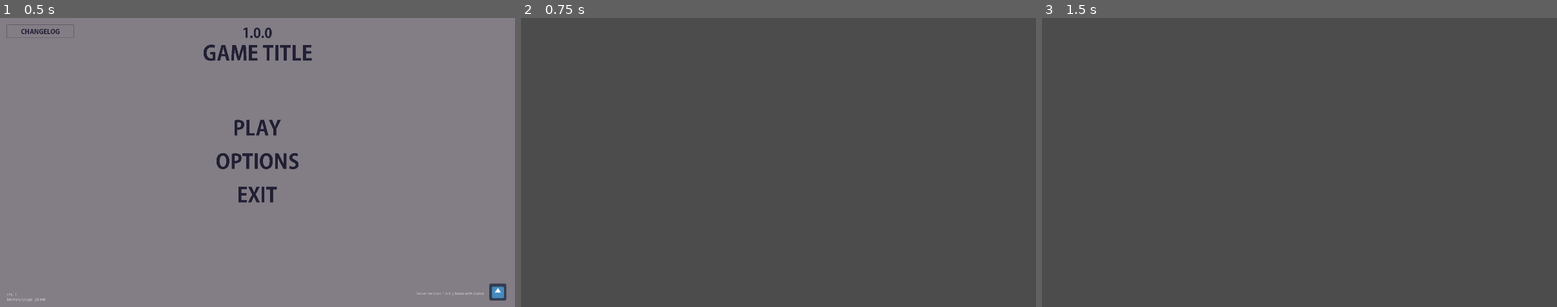
Above: before the commit, frames 1-3 (left to right).
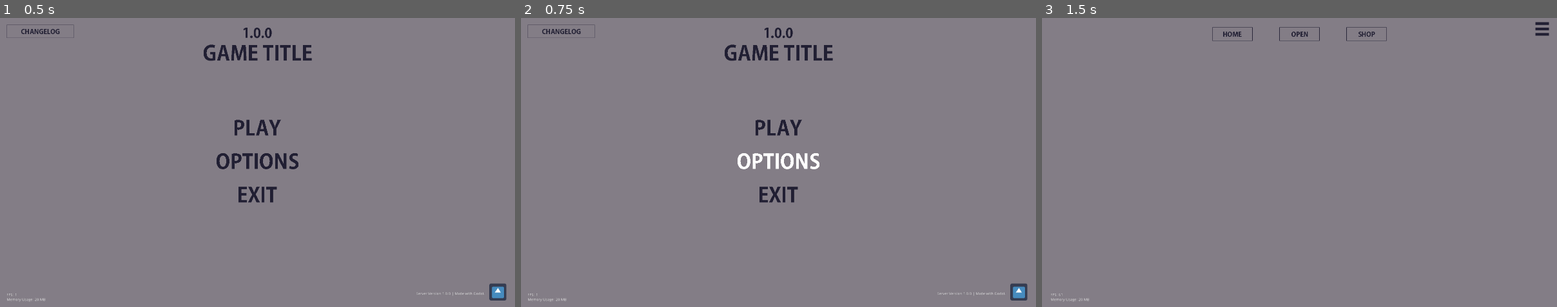
Above: after the commit, the same moments.

Repository: SorrowfulRose/Pixel-cases-Online
Game: Godot game, scene res://Scenes/MainMenu.tscn
Same seed, same stepped clock (60 frames per second), same inputs: the game is played once before the commit and once after it. The engine's default icon, where the game draws it, is replaced by a stand-in: a white triangle on a blue panel in a dark square.
Inputs (mouse positions are in pixels of both pictures, inside the frame that each line leads up to):
- Up to frame 1 (0.5 s): no input
- Up to frame 2 (0.75 s): click (778, 162) at 0.5 s
- Up to frame 3 (1.5 s): click (1299, 127) at 1.27 s

Frame 1 is identical in both runs. In frame 2, 100% of the frame differs, in the area x 0-100%, y 0-100%; in frame 3, 100%.

Commit message:
did a lot of stuff from 'optimizations' branch because i deleted that due to too many merge conflicts

Diff:
--- a/Design Scenes/MainMenuButtons.tscn
+++ b/Design Scenes/MainMenuButtons.tscn
@@ -65,7 +65,7 @@
 texture_hover = ExtResource( 6 )
 texture_disabled = ExtResource( 7 )
 script = ExtResource( 4 )
-scene_path = "res://Scenes/OptionScreen.tscn"
+scene_path = "res://Scenes/OptionsScreen.tscn"
 
 [node name="QuitButton" type="TextureButton" parent="VBoxContainer/Buttons"]
 margin_top = 250.0
--- a/Scenes/ExitConfirm.tscn
+++ b/Scenes/ExitConfirm.tscn
@@ -1,11 +1,10 @@
-[gd_scene load_steps=7 format=2]
+[gd_scene load_steps=6 format=2]
 
 [ext_resource path="res://Design Scenes/GameBackground.tscn" type="PackedScene" id=1]
 [ext_resource path="res://Assets/Menu/Exit Menu/Buttons/ExitConfirmPrompt.png" type="Texture" id=2]
 [ext_resource path="res://Assets/Menu/Exit Menu/Buttons/ExitConfirmYesPrototype.png" type="Texture" id=3]
 [ext_resource path="res://Assets/Menu/Exit Menu/Buttons/ExitConfirmNoPrototype.png" type="Texture" id=4]
 [ext_resource path="res://Scripts/Button.gd" type="Script" id=5]
-[ext_resource path="res://Scripts/ExitButton.gd" type="Script" id=6]
 
 [node name="Node" type="Node"]
 
@@ -53,7 +52,8 @@
 margin_right = 225.0
 margin_bottom = 50.0
 texture_normal = ExtResource( 3 )
-script = ExtResource( 6 )
+script = ExtResource( 5 )
+exit_button = true
 
 [node name="TextureButton2" type="TextureButton" parent="MarginContainer/VBoxContainer/Buttons"]
 margin_left = 325.0
@@ -62,5 +62,5 @@
 texture_normal = ExtResource( 4 )
 script = ExtResource( 5 )
 scene_path = "res://Scenes/MainMenu.tscn"
-[connection signal="button_up" from="MarginContainer/VBoxContainer/Buttons/ExitButton" to="MarginContainer/VBoxContainer/Buttons/ExitButton" method="_on_ExitButton_button_up"]
+[connection signal="button_up" from="MarginContainer/VBoxContainer/Buttons/ExitButton" to="MarginContainer/VBoxContainer/Buttons/ExitButton" method="_on_button_up"]
 [connection signal="button_up" from="MarginContainer/VBoxContainer/Buttons/TextureButton2" to="MarginContainer/VBoxContainer/Buttons/TextureButton2" method="_on_button_up"]
--- a/Scenes/MainMenu.tscn
+++ b/Scenes/MainMenu.tscn
@@ -1,6 +1,5 @@
-[gd_scene load_steps=8 format=2]
+[gd_scene load_steps=7 format=2]
 
-[ext_resource path="res://Scripts/MainMenu.gd" type="Script" id=1]
 [ext_resource path="res://Design Scenes/GameBackground.tscn" type="PackedScene" id=2]
 [ext_resource path="res://Design Scenes/FPSStats.tscn" type="PackedScene" id=3]
 [ext_resource path="res://Assets/Menu/Main Menu/Version/Version_100Prototype.png" type="Texture" id=4]
@@ -9,7 +8,6 @@
 [ext_resource path="res://Design Scenes/ChangelogButton.tscn" type="PackedScene" id=7]
 
 [node name="TitleScreen" type="Node"]
-script = ExtResource( 1 )
 
 [node name="BackGround" parent="." instance=ExtResource( 2 )]
 
--- a/Scripts/Button.gd
+++ b/Scripts/Button.gd
@@ -1,7 +1,11 @@
 extends TextureButton
 
 export var scene_path: String
+export var exit_button: bool
 
 
 func _on_button_up() -> void:
-	get_tree().change_scene(scene_path)
+	if exit_button:
+		get_tree().quit()
+	else:
+		get_tree().change_scene(scene_path)
--- a/Scripts/ExitButton.gd
+++ /dev/null
@@ -1,11 +0,0 @@
-extends TextureButton
-
-
-func _ready():
-	pass
-
-
-
-
-func _on_ExitButton_button_up():
-	get_tree().quit()
--- a/Scripts/MainMenu.gd
+++ /dev/null
@@ -1,13 +0,0 @@
-extends Node
-
-
-func _ready():
-	pass
-
-func _physics_process(delta):
-	if $MarginContainer/VBoxContainer/Buttons/StartButton.is_hovered() == true:
-		$MarginContainer/VBoxContainer/Buttons/StartButton.grab_focus()
-	if $MarginContainer/VBoxContainer/Buttons/OptionsButton.is_hovered() == true:
-		$MarginContainer/VBoxContainer/Buttons/OptionsButton.grab_focus()
-	if $MarginContainer/VBoxContainer/Buttons/QuitButton.is_hovered() == true:
-		$MarginContainer/VBoxContainer/Buttons/QuitButton.grab_focus()
